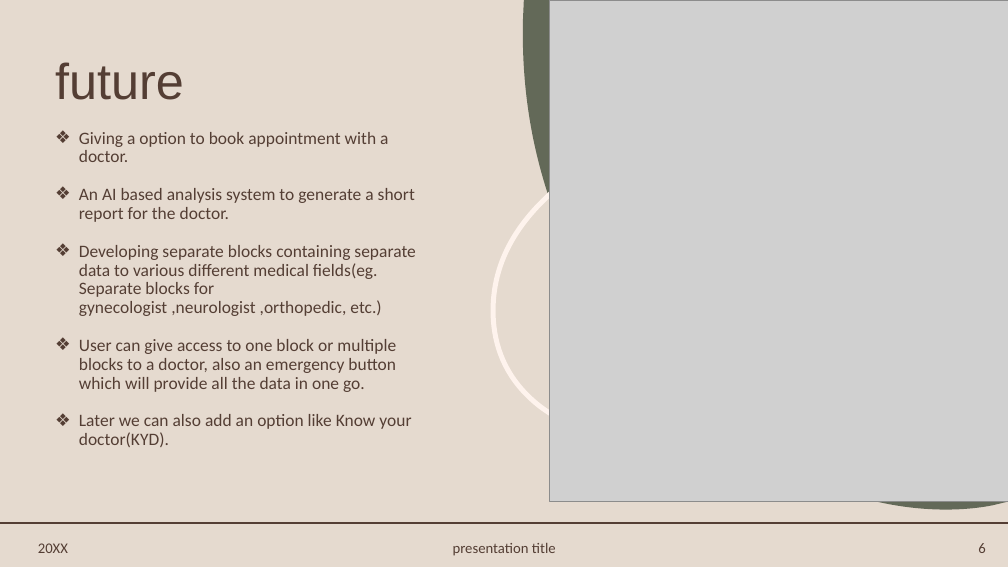
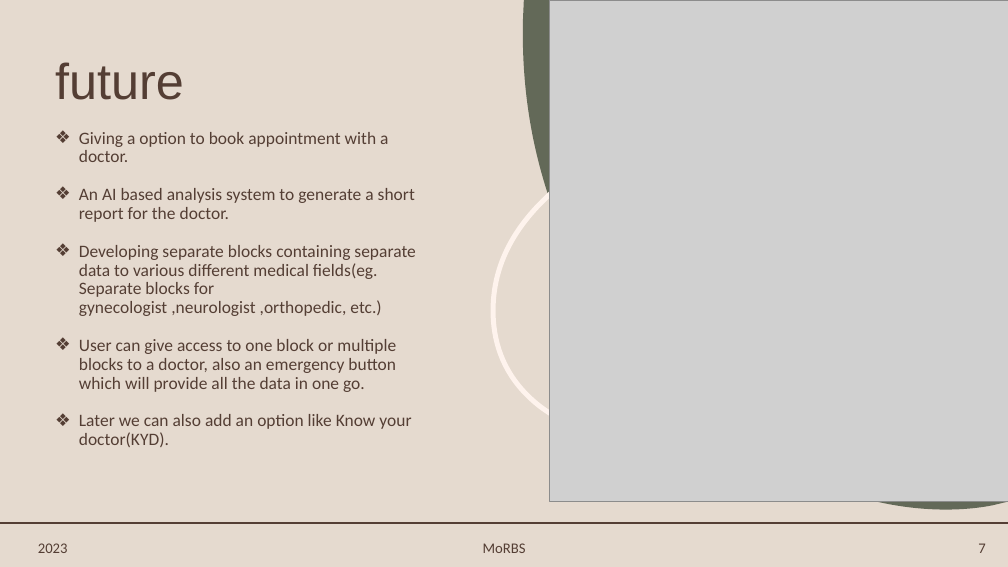
Before and after one commit to Nikhil1601/Medical-Record-Blockchain-Storage-, a slide deck: slide 7 of Medical Record Blockchain Storage.pptx (slide 6 before the commit). Drawn at 1008x567 pixels with LibreOffice and Linux fonts; fonts in the diff are those of the drawing; grey boxes stand for pictures. Boxes give left, top, right and bottom in pixels: in the first picture for what was removed or moved away, otherwise in the second. Text is boxed around its words. In the diff, an @@ line names an element or a change of style, - is before the commit and + after.

```diff
--- a/Medical Record Blockchain Storage.pptx
+++ b/Medical Record Blockchain Storage.pptx
@@ text at box(38, 543, 68, 553): text changed @@
-20XX
+2023
@@ text at box(483, 543, 526, 553): text changed @@
-presentation title
+MoRBS
@@ page number at box(978, 543, 985, 553): text changed @@
-6
+7
```
Also in this commit, not shown: 4 other slides changed, 1 slide added.
